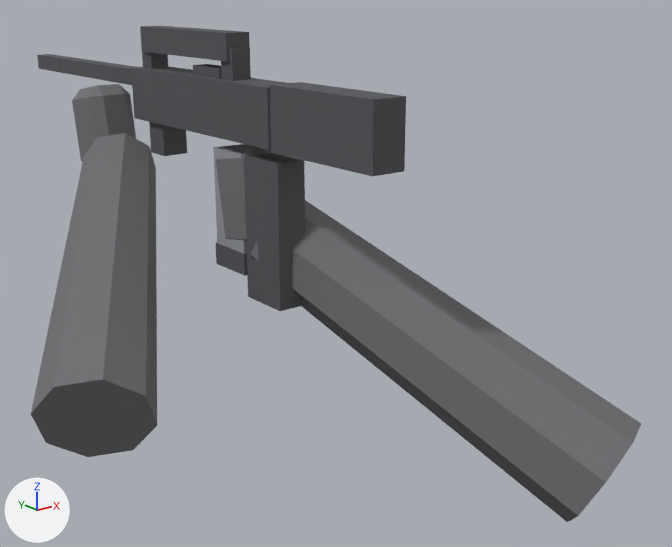
A saved change to the glTF model art/models/WPN_Sniper.glb.
The view is the same before and after, from a camera (50 mm lens) standing at (-0.492, -0.787, 0.116) and looking at (0.083, -0.069, -0.171). The lights are fixed; the arrows at lower left show +X, +Y and +Z. The first picture is the older version. Where no turn or scale is listed for an object, it has been applied to the vertices. Vertices at exactly the same position are counted once.

Objects in the first picture: 'Body', 'HandL', 'HandR', 'Mag', 'Slide'.
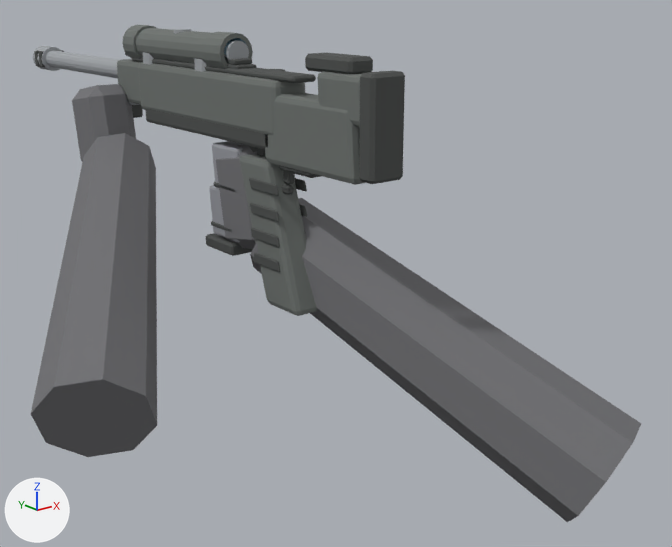
What changed in the scene script:
```text
Change me_body:
    remove me_body.from_pydata(...)  # 64 vertices, 96 faces; spans x -0.019..0.019, y -0.24..0.45, z -0.18..0.071
    remove me_body.materials.append(mat_mat_weapon)  # dark grey #555559
    add me_body.from_pydata(...)  # 1608 vertices, 3044 faces; spans x -0.02..0.02, y -0.24..0.45, z -0.18..0.072
    me_body part 1: a new loose piece, a 16-sided cylinder along y spanning x -0.011..0.011, y 0.19..0.418, z 0.009..0.031, in mat_mat_sr_metal (grey #9fa3a7)
    me_body part 2: a new loose piece, a 16-sided cylinder along y spanning x -0.015..0.015, y 0.418..0.45, z 0.005..0.036, in mat_mat_sr_metal (grey #9fa3a7)
    me_body part 3: a new loose piece, a 16-sided cylinder along y spanning x -0.0115..0.0115, y -0.026..-0.022, z 0.0405..0.0635, in mat_mat_sr_metal (grey #9fa3a7)
    me_body part 4: a new loose piece, a 12-sided cylinder along z spanning x -0.009..0.009, y 0.069..0.087, z 0.06..0.07, in mat_mat_sr_metal (grey #9fa3a7)
    me_body part 5: the loose piece of 8 vertices spanning x -0.019..0.019, y -0.1..0.16, z -0.027..0.027 is rebuilt with 56 vertices and now spans x -0.018..0.018, y -0.11..0.15, z -0.018..0.034, in mat_mat_sr_body (grey #6c716e)
    me_body part 6: the loose piece of 8 vertices spanning x -0.015..0.015, y -0.108..-0.052, z -0.18..-0.04 is rebuilt with 56 vertices and now spans x -0.015..0.015, y -0.132..-0.04, z -0.18..-0.04, in mat_mat_sr_body (grey #6c716e)
    me_body part 7: the loose piece of 8 vertices spanning x -0.013..0.013, y -0.025..0.145, z 0.045..0.071 is rebuilt with 112 vertices and now spans x -0.019..0.019, y -0.022..0.15, z 0.034..0.071
    me_body part 8: the loose piece of 8 vertices spanning x -0.017..0.017, y -0.24..-0.1, z -0.03..0.03 is rebuilt with 56 vertices and now spans x -0.017..0.017, y -0.217..-0.083, z -0.042..0.022, in mat_mat_sr_body (grey #6c716e)
    me_body part 9: 32 vertices removed from x -0.014..0.014, y -0.03..0.45, z -0.062..0.057; 1096 vertices added at x -0.02..0.02, y -0.24..0.442, z -0.141..0.072
    other edits to the shape of me_body do not show in these pictures
    add me_body.materials.append(mat_mat_sr_body)  # grey #6c716e
    add me_body.materials.append(mat_mat_sr_trim)  # dark grey #4b4d4c
    add me_body.materials.append(mat_mat_sr_metal)  # grey #9fa3a7
    add me_body.materials.append(mat_mat_sr_lens)  # cyan #9bbfce
Change me_mag:
    remove me_mag.from_pydata(...)  # 16 vertices, 24 faces; spans x -0.014..0.014, y -0.0265..0.0265, z -0.125..-0.005
    remove me_mag.materials.append(mat_mat_weapon)  # dark grey #555559
    add me_mag.from_pydata(...)  # 184 vertices, 348 faces; spans x -0.015..0.015, y -0.0222..0.046, z -0.11..-0.001
    me_mag part 10: the loose piece of 8 vertices spanning x -0.013..0.013, y -0.025..0.025, z -0.125..-0.005 is rebuilt with 56 vertices and now spans x -0.013..0.013, y -0.0222..0.0302, z -0.051..-0.001
    me_mag part 11: a new loose piece of 56 vertices spanning x -0.013..0.013, y -0.0142..0.0382, z -0.095..-0.045, in mat_mat_mag (grey #95979e)
    me_mag part 12: a new loose piece of 24 vertices spanning x -0.015..0.015, y -0.006..0.046, z -0.11..-0.098, in mat_mat_sr_trim (dark grey #4b4d4c)
    me_mag part 13: a new loose piece of 24 vertices spanning x -0.014..0.014, y -0.007..0.035, z -0.0865..-0.0815, in mat_mat_sr_trim (dark grey #4b4d4c)
    me_mag part 14: 8 vertices removed from x -0.014..0.014, y -0.0265..0.0265, z -0.125..-0.103
    other edits to the shape of me_mag do not show in these pictures
    add me_mag.materials.append(mat_mat_sr_trim)  # dark grey #4b4d4c
Change me_slide:
    remove me_slide.from_pydata(...)  # 8 vertices, 12 faces; spans x -0.009..0.009, y -0.025..0.025, z -0.007..0.007
    remove me_slide.materials.append(mat_mat_weapon)  # dark grey #555559
    add me_slide.from_pydata(...)  # 104 vertices, 196 faces; spans x -0.0105..0.041, y -0.08..0.07, z -0.0165..0.007
    me_slide part 15: 8 vertices removed from x -0.009..0.009, y -0.025..0.025, z -0.007..0.007
    other edits to the shape of me_slide do not show in these pictures
    add me_slide.materials.append(mat_mat_sr_trim)  # dark grey #4b4d4c
    add me_slide.materials.append(mat_mat_sr_metal)  # grey #9fa3a7
```

What differs and where, as boxes [x1, y1, x2, y2] in the pictures (672 x 547 px):
'Body', reshaped
    before: [37, 26, 406, 311]
    after: [33, 25, 405, 316]
'Mag', reshaped
    before: [213, 145, 247, 276]
    after: [206, 141, 253, 256]
'Slide', reshaped (mostly hidden afterwards)
    before: [193, 64, 222, 79]
    after: [272, 69, 285, 71]
part 1 of me_body, added
    after: [46, 50, 119, 78]
part 2 of me_body, added
    after: [33, 46, 62, 71]
part 3 of me_body, added
    after: [226, 41, 249, 61]
part 4 of me_body, added
    after: [173, 29, 191, 34]
part 5 of me_body, rebuilt
    before: [131, 66, 286, 150]
    after: [138, 62, 305, 135]
part 6 of me_body, rebuilt (29% wider)
    before: [244, 153, 305, 311]
    after: [239, 154, 318, 316]
part 7 of me_body, rebuilt
    before: [140, 26, 250, 61]
    after: [136, 28, 253, 69]
part 8 of me_body, rebuilt
    before: [269, 82, 406, 177]
    after: [265, 93, 364, 185]
part 9 of me_body, built on
    before: [37, 47, 251, 156]
    after: [34, 25, 405, 272]
part 10 of me_mag, rebuilt (9% narrower, 53% shorter)
    before: [213, 145, 247, 254]
    after: [212, 141, 243, 192]
part 11 of me_mag, added
    after: [209, 185, 240, 242]
part 12 of me_mag, added
    after: [206, 233, 253, 256]
part 13 of me_mag, added
    after: [211, 221, 232, 232]
part 14 of me_mag, deleted
    before: [216, 243, 247, 276]
part 15 of me_slide, deleted
    before: [193, 64, 222, 79]
